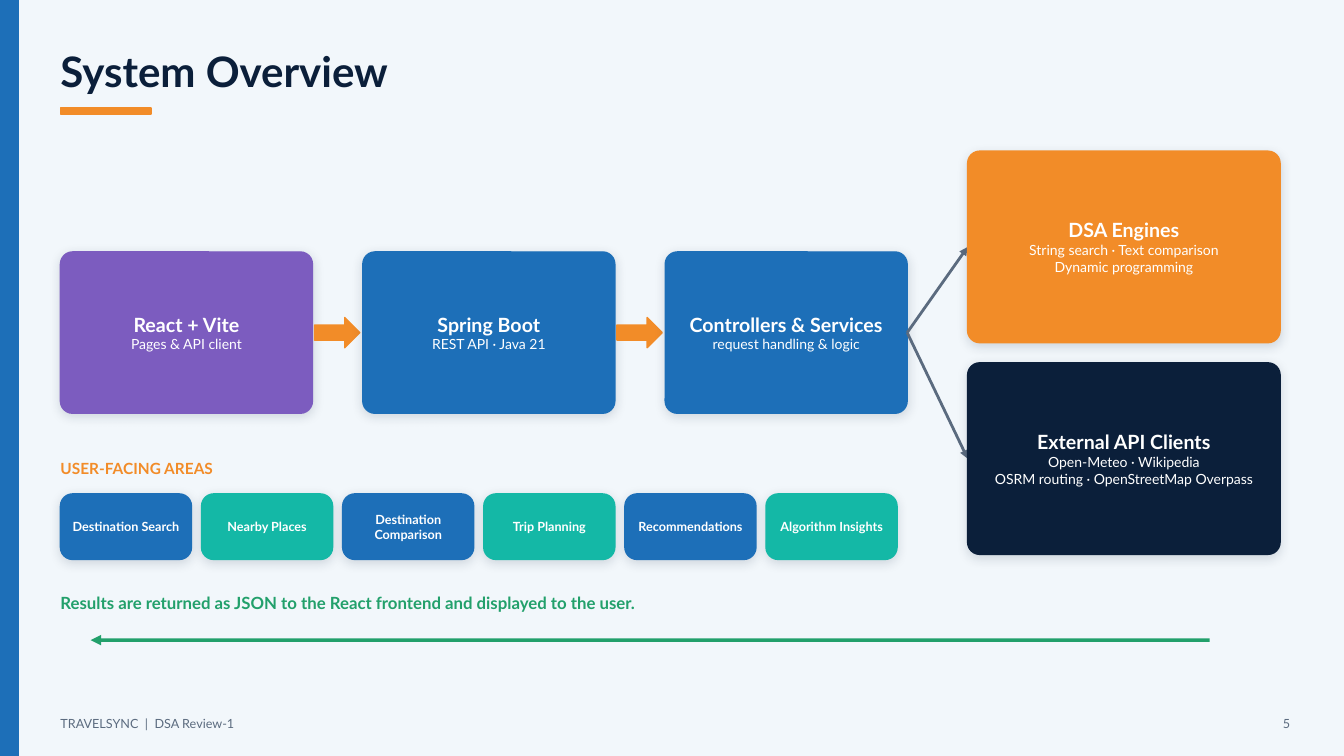
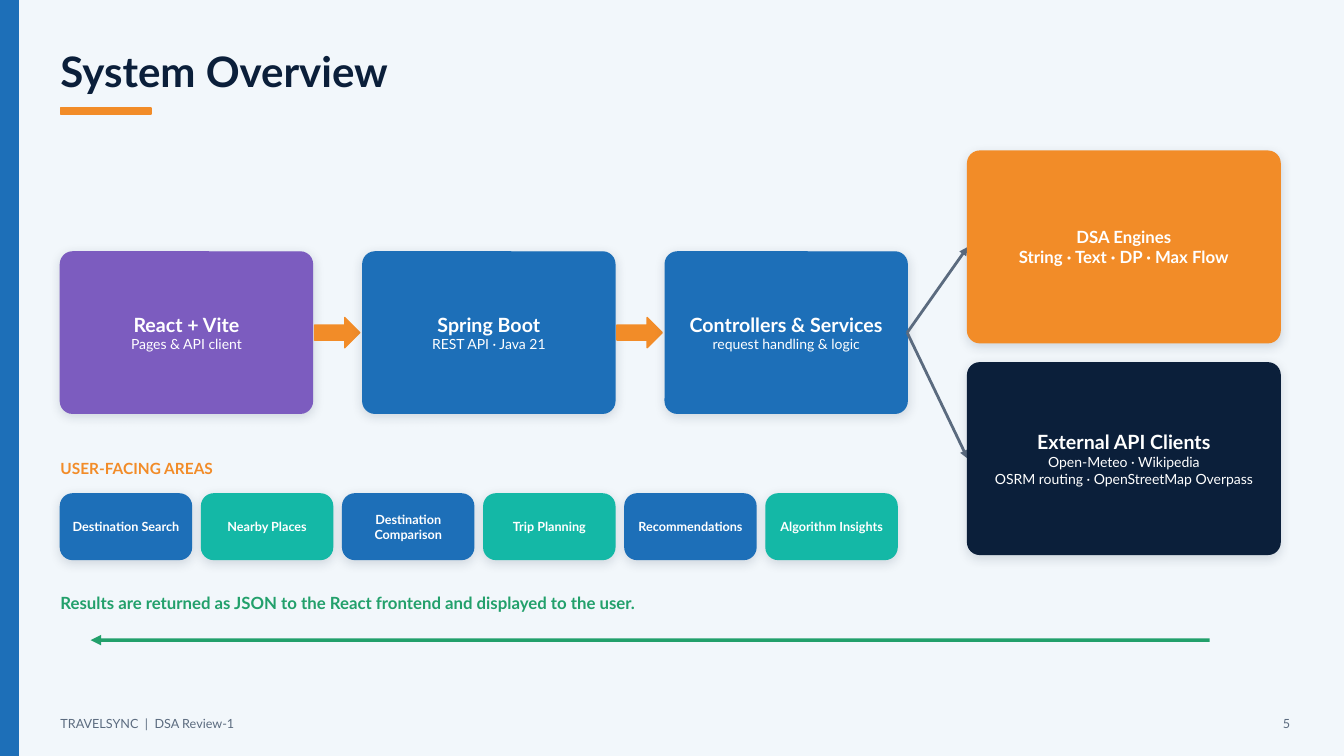
Before and after one commit to Yagati-Keerthika/TravelSync, a slide deck: slide 5 of docs/TravelSync_DSA_Review1.pptx. Drawn at 1344x756 pixels with LibreOffice and Linux fonts; fonts in the diff are those of the drawing. Boxes give left, top, right and bottom in pixels: in the first picture for what was removed or moved away, otherwise in the second. Text is boxed around its words. In the diff, an @@ line names an element or a change of style, - is before the commit and + after.

```diff
--- a/docs/TravelSync_DSA_Review1.pptx
+++ b/docs/TravelSync_DSA_Review1.pptx
@@ text at (x1=1076, y1=230, x2=1171, y2=246): size 14 to 12 pt in "DSA Engines" @@
@@ text at (x1=1019, y1=250, x2=1228, y2=266): text changed; size 10 to 12 pt; bold on @@
-String search · Text comparison
-Dynamic programming
+String · Text · DP · Max Flow
```
Also in this commit, not shown: 7 other slides changed, 1 slide added, 14 other files.
